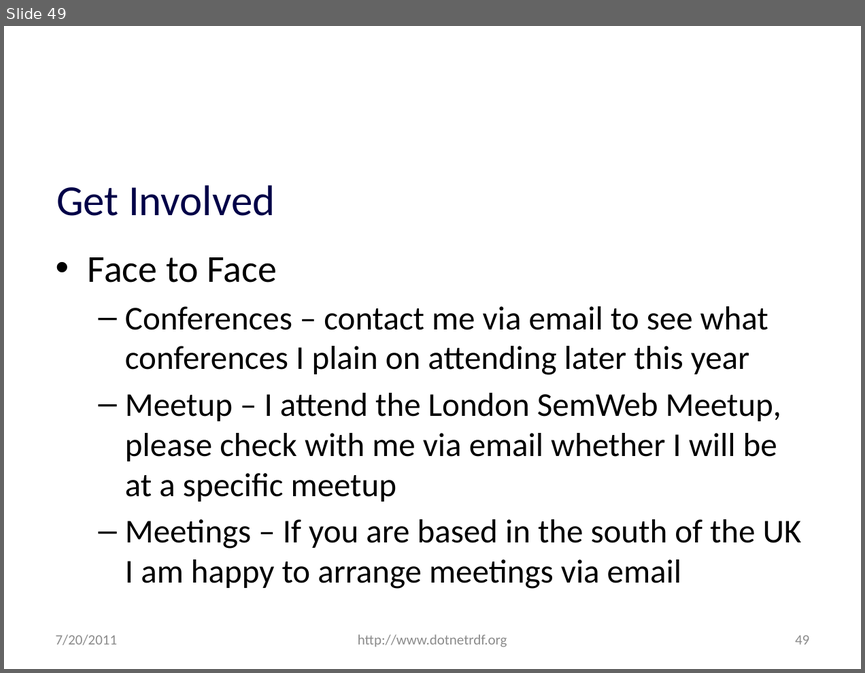
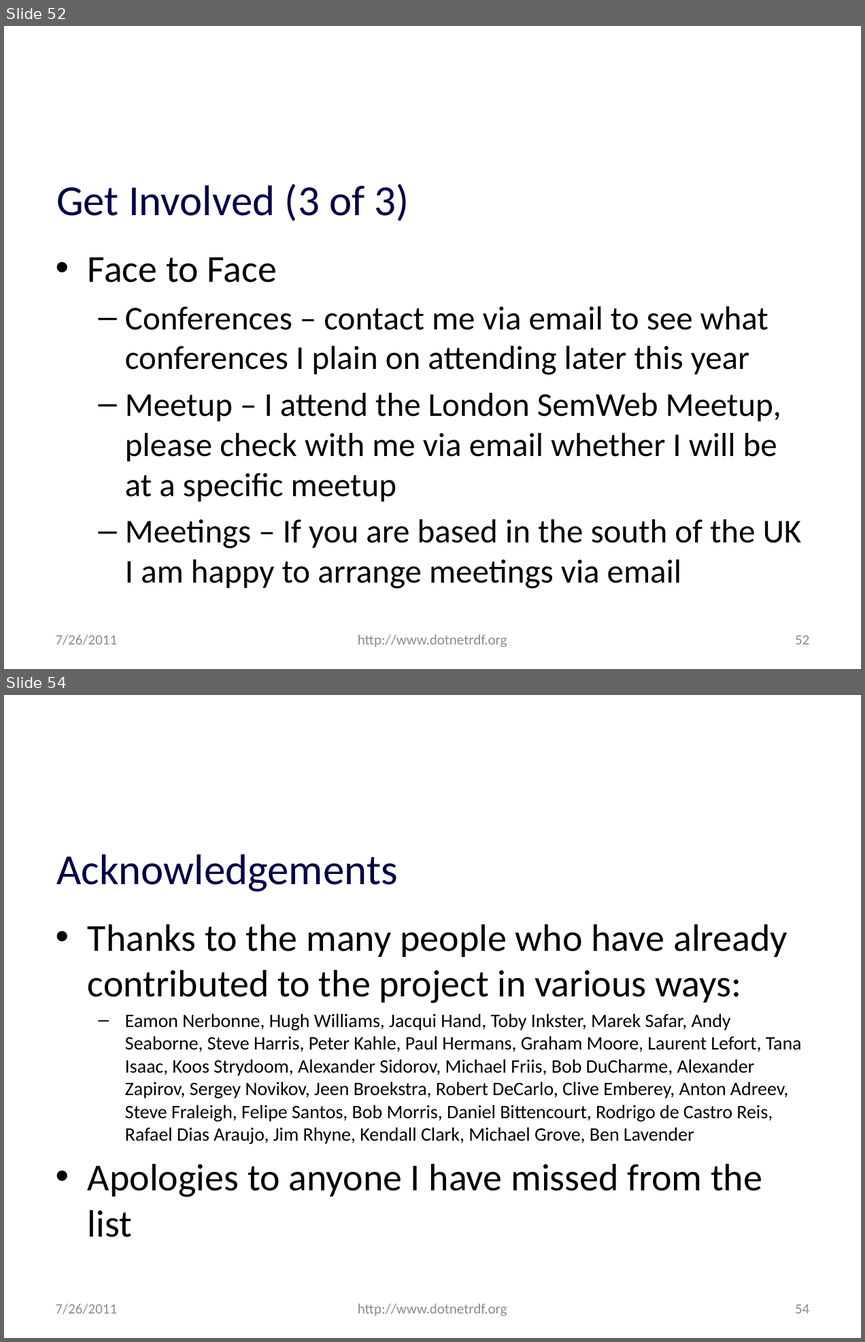
Before and after one commit to JohnGoldsmith/dotnetrdf-wiki, a slide deck: Slides/Roadmap.pptx. Shown one above the other, each under a label of ours: slide 49 before the commit, slides 52 and 54 after it; the slides between them are not shown. The pictures are 865x673 and 865x1342 pixels, drawn with LibreOffice and Linux fonts; fonts in the diff are those of the drawing; background and template pictures are left out. Boxes give left, top, right and bottom in pixels: in the first picture for what was removed or moved away, otherwise in the second. Text is boxed around its words. In the diff, an @@ line names an element or a change of style, - is before the commit and + after.

```diff
--- a/Slides/Roadmap.pptx
+++ b/Slides/Roadmap.pptx
@@ slide 54 added at box(4, 695, 861, 1338), background #FFFFFF @@
@@ title added at box(56, 854, 398, 892), 36 pt, text #010147 @@
+Acknowledgements
@@ text added at box(88, 924, 802, 1237), 16 pt, text #000000 @@
+• Thanks to the many people who have already contributed to the project in various ways:
+  – Eamon Nerbonne, Hugh Williams, Jacqui Hand, Toby Inkster, Marek Safar, Andy Seaborne, Steve Harris, Peter Kahle, Paul Hermans, Graham Moore, Laurent Lefort, Tana Isaac, Koos Strydoom, Alexander Sidorov, Michael Friis, Bob DuCharme, Alexander Zapirov, Sergey Novikov, Jeen Broekstra, Robert DeCarlo, Clive Emberey, Anton Adreev, Steve Fraleigh, Felipe Santos, Bob Morris, Daniel Bittencourt, Rodrigo de Castro Reis, Rafael Dias Araujo, Jim Rhyne, Kendall Clark, Michael Grove, Ben Lavender
+• Apologies to anyone I have missed from the list
@@ text added at box(56, 1303, 118, 1314), 12 pt, text #8C8C8C @@
+7/26/2011
@@ text added at box(358, 1303, 507, 1316), 12 pt, text #8C8C8C @@
+http://www.dotnetrdf.org
@@ page number added at box(795, 1304, 809, 1313), 12 pt, text #8C8C8C @@
+54
@@ what was slide 49 is now slide 52 @@
@@ slide 52 changed as well @@
@@ title at box(56, 184, 409, 221): text changed @@
-Get Involved
+Get Involved (3 of 3)
@@ text at box(56, 634, 118, 645): text changed @@
-7/20/2011
+7/26/2011
@@ page number at box(795, 635, 809, 644): text changed @@
-49
+52
```
Also in this commit, not shown: 47 other slides changed, 4 other slides added.
